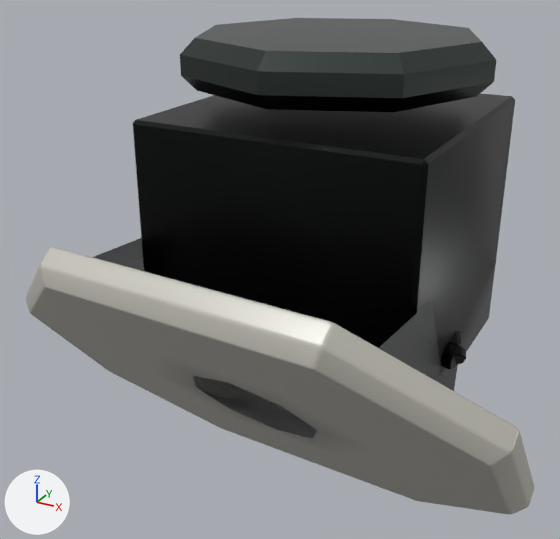
Two versions of the glTF model assets/export/models/bastion.carrier_front_left.glb, one commit apart.
Before and after are seen from a camera (50 mm lens) standing at (0.95, -2.067, 0.867) and looking at (-0.091, -0.174, -0.079). Every picture has the same lights, and +X, +Y and +Z are marked at lower left. The older version comes first.
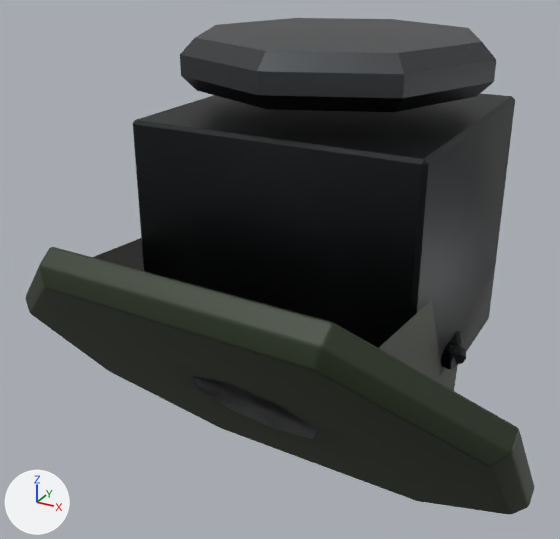
The newer file is also rescaled (x4.5) as a whole; pictures and numbers use the older file's frame.

The change, as JSON lines over the scene's bpy script:
```json
{"block": "mat_armor", "where": "n0 = _N.new('ShaderNodeBsdfPrincipled'); n0.name = 'Principled BSDF'"}
{"op": "set", "path": "n0.inputs[2].default_value", "old": "0.35", "new": "0.55", "note": "'Roughness'"}
{"block": "mat_armor", "where": "n2 = _N.new('ShaderNodeMix'); n2.name = 'Mix'"}
{"op": "set", "path": "n2.inputs[7].default_value", "old": "(0.57, 0.554, 0.492, 1.0)", "new": "(0.0245, 0.0363, 0.0153, 1.0)", "note": "'B', light grey #c7c4ba -> 'B', dark green #2b3621"}
```

Pixel boxes [x1, y1, x2, y2] of what changed, in the pictures (560 x 539 px):
```json
{"object": "Mesh_0", "change": "surface changed", "before": [26, 46, 535, 514], "after": [26, 46, 535, 514], "on screen": "darker"}
```
